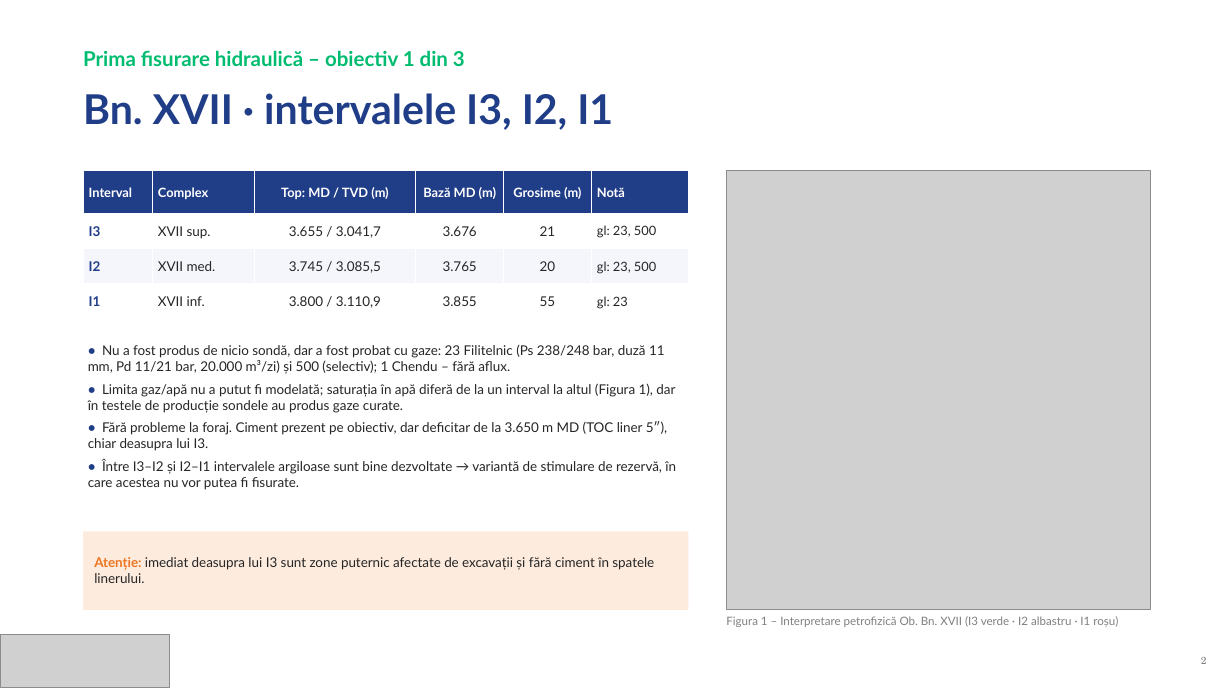
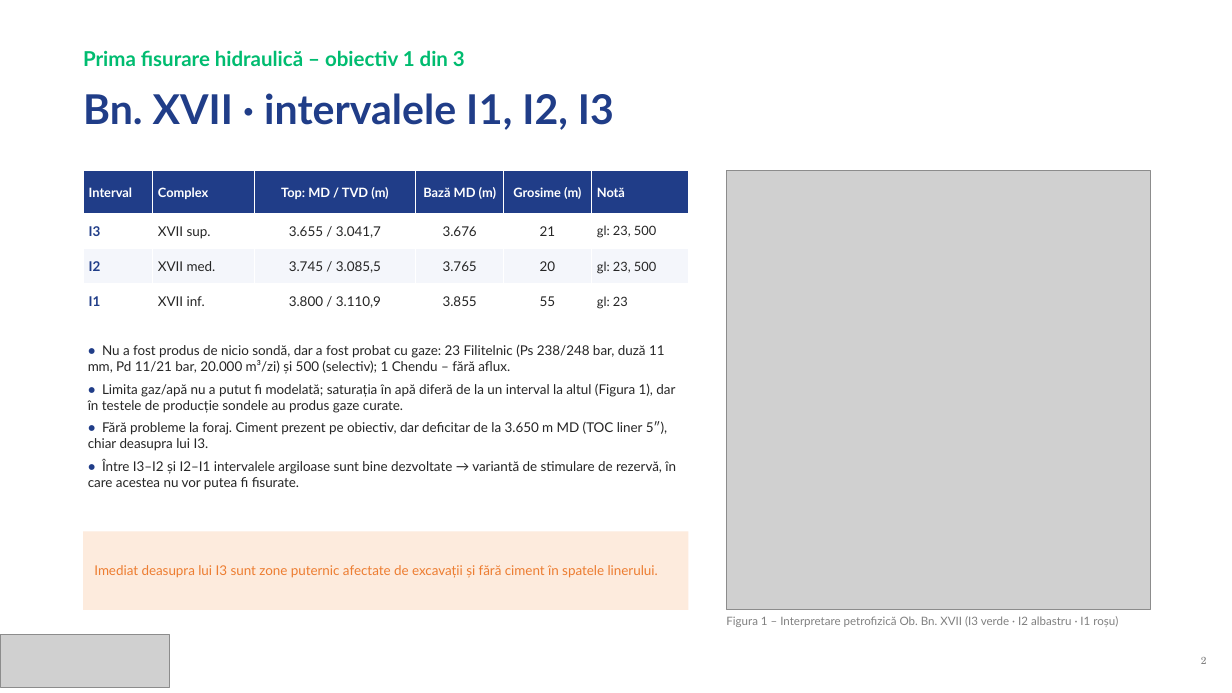
Before and after one commit to serbanbogdan/notes, a slide deck: slide 2 of Prezentare_501_Filitelnic_fisurare_v2.pptx. Drawn at 1232x693 pixels with LibreOffice and Linux fonts; fonts in the diff are those of the drawing; grey boxes stand for pictures. Boxes give left, top, right and bottom in pixels: in the first picture for what was removed or moved away, otherwise in the second. Text is boxed around its words. In the diff, an @@ line names an element or a change of style, - is before the commit and + after.

```diff
--- a/Prezentare_501_Filitelnic_fisurare_v2.pptx
+++ b/Prezentare_501_Filitelnic_fisurare_v2.pptx
@@ text at (83, 93, 614, 130): text changed @@
-Bn. XVII · intervalele I3, I2, I1
+Bn. XVII · intervalele I1, I2, I3
@@ text at (94, 565, 658, 578): text changed; text colour #262626 to #ED7D31 @@
-Atenție: imediat deasupra lui I3 sunt zone puternic afectate de excavații și fără ciment în spatele linerului.
+Imediat deasupra lui I3 sunt zone puternic afectate de excavații și fără ciment în spatele linerului.
```
Also in this commit, not shown: 3 other slides changed.
